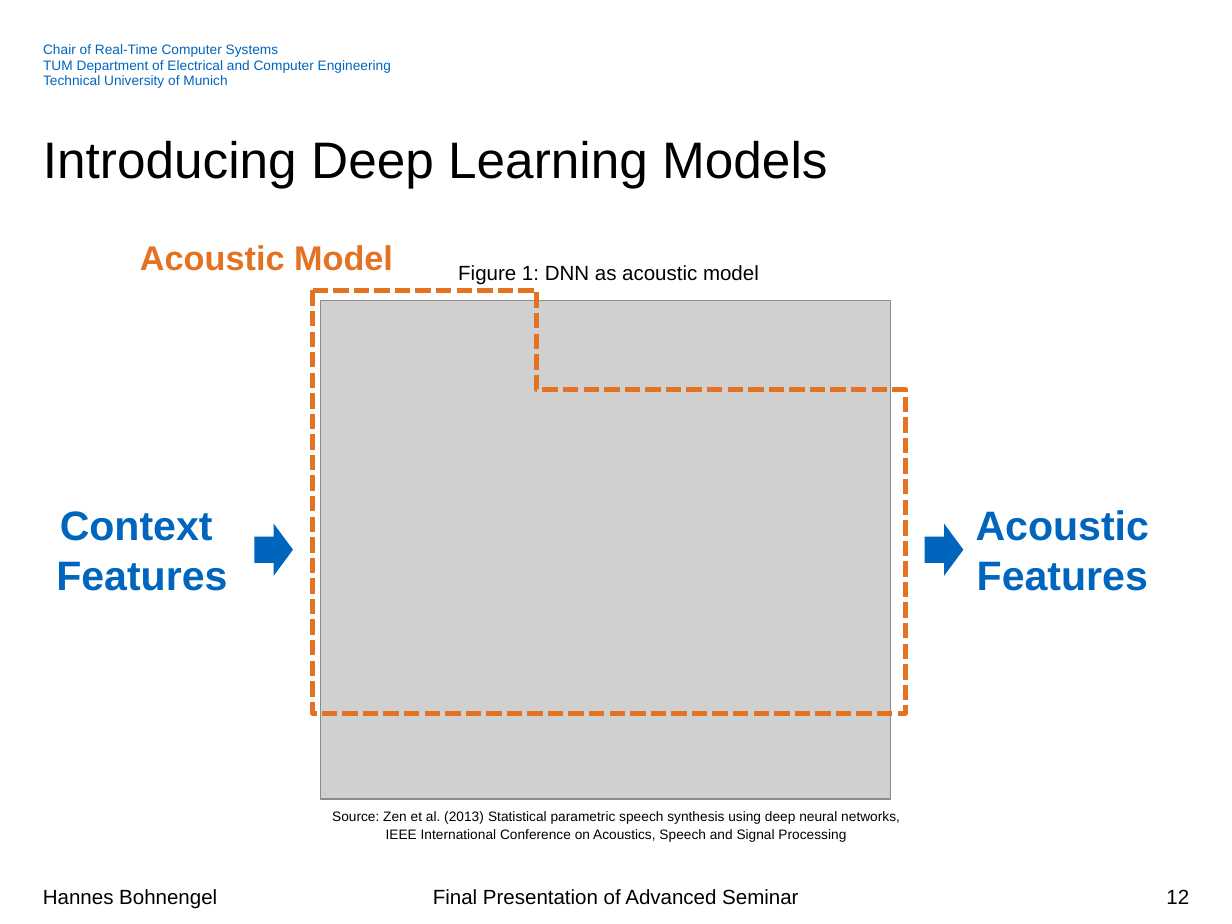
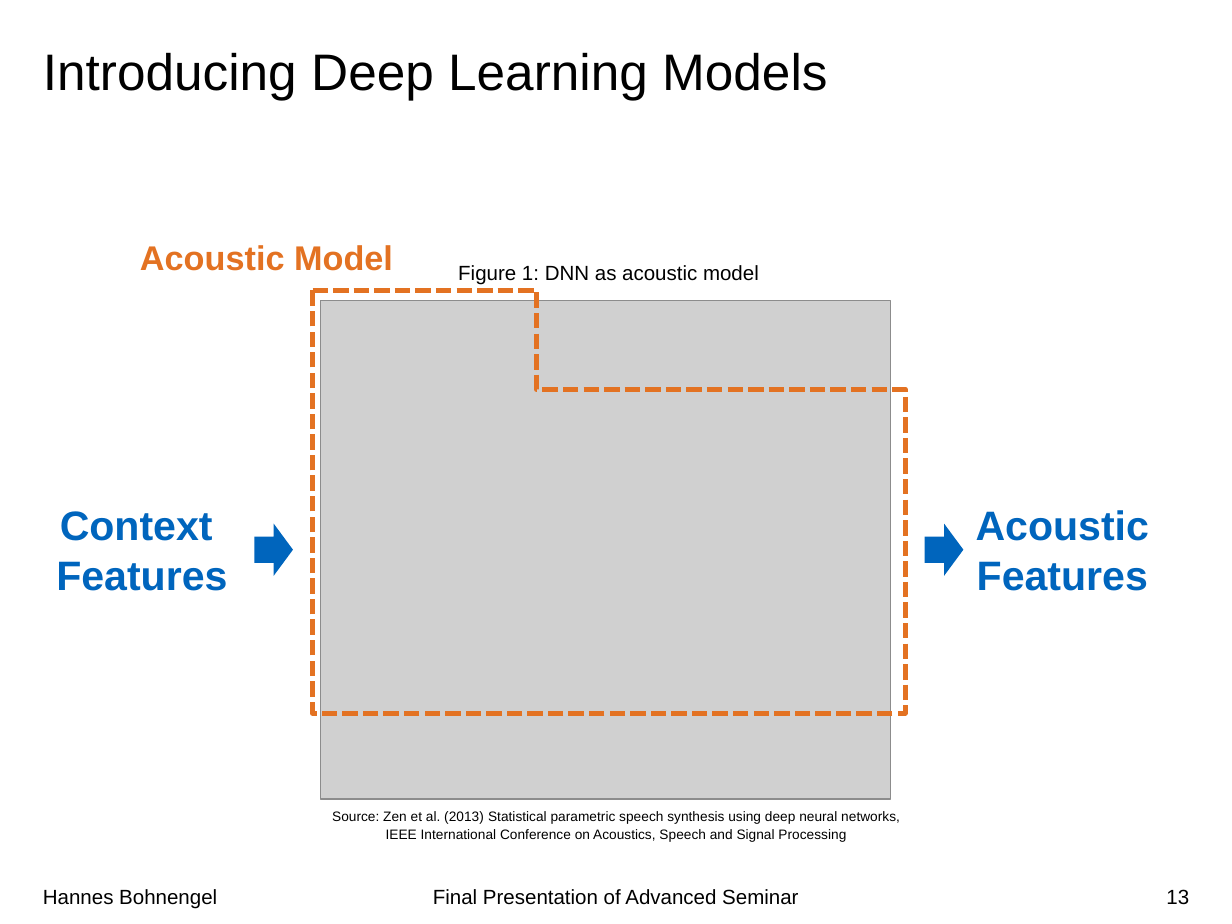
Before and after one commit to hannesb0/deeplearning, a slide deck: slide 13 of pres/Final_Presentation_V02.pptx (slide 12 before the commit). Drawn at 1232x924 pixels with LibreOffice and Linux fonts; fonts in the diff are those of the drawing; grey boxes stand for pictures; background and template pictures are left out. Boxes give left, top, right and bottom in pixels: in the first picture for what was removed or moved away, otherwise in the second. Text is boxed around its words. In the diff, an @@ line names an element or a change of style, - is before the commit and + after.

```diff
--- a/pres/Final_Presentation_V02.pptx
+++ b/pres/Final_Presentation_V02.pptx
@@ title "Introducing Deep Learning Models": place and size @@
-title "Introducing Deep Learning Models" at bbox=[43, 140, 827, 188]
+title "Introducing Deep Learning Models" at bbox=[43, 52, 827, 100]
@@ text removed at bbox=[43, 44, 391, 88] @@
-Chair of Real-Time Computer Systems
-TUM Department of Electrical and Computer Engineering
-Technical University of Munich
@@ page number at bbox=[1166, 889, 1189, 905]: text changed @@
-12
+13
```
Also in this commit, not shown: 22 other slides changed, 1 slide added, 6 other files.
